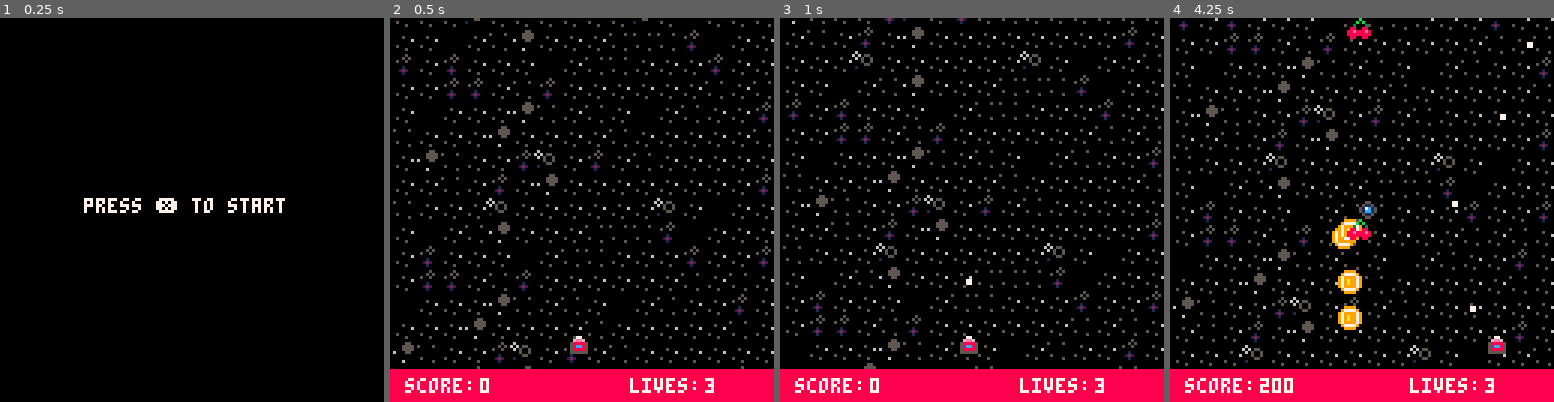
Above: before the commit, frames 1-4 (left to right).
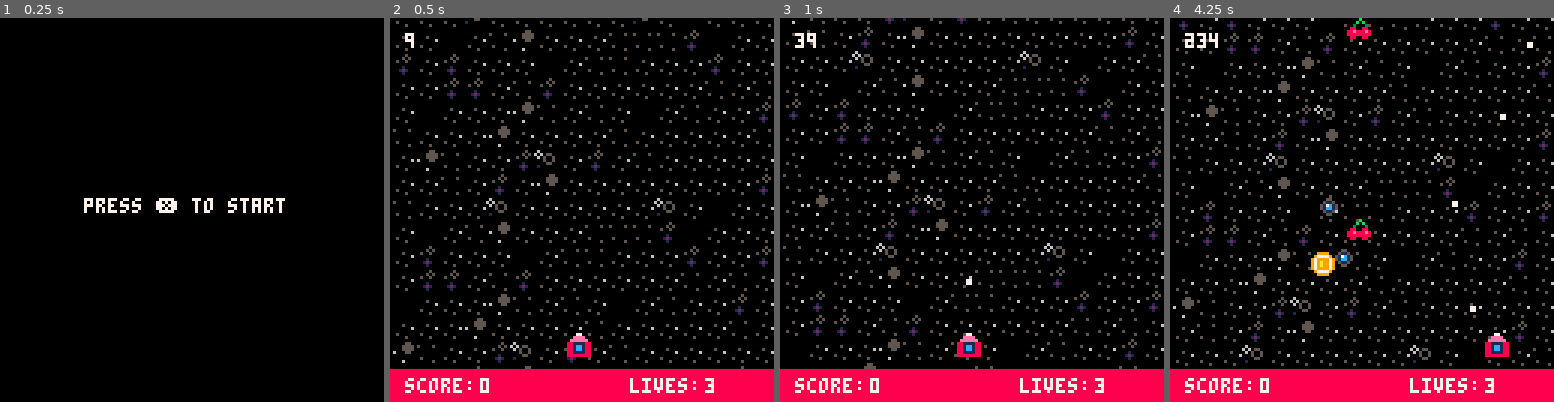
Above: after the commit, the same moments.

Repository: kris-pearman/Space-Fluff
Game: PICO-8 cartridge game.p8
Same seed, same stepped clock (60 frames per second), same inputs: the game is played once before the commit and once after it.
Inputs:
- Up to frame 1 (0.25 s): no input
- Up to frame 2 (0.5 s): tap X (X key) at 0.33 s
- Up to frame 3 (1 s): tap O (Z key) at 0.7 s
- Up to frame 4 (4.25 s): tap X (X key) at 1.07, 1.85, 2.97, 4.08 s; hold Right 1.6-2.1 s; tap O (Z key) every 0.4 s from 1.7 to 4.1 s; hold Up 2.15-2.42 s; hold Right 2.47-3.03 s; hold Left 3.08-3.58 s; hold Down 3.63-3.97 s; hold Right from 4.02 s (still down)

Frame 1 is identical in both runs. In frame 2, 0.4% of the frame differs, in the area x 3-53%, y 3-89%; in frame 3, 0.4%; in frame 4, 2.4%, in the area x 3-89%, y 3-98%.

Commit message:
Implemented a new event timeline function and refactored the rest of the code

Diff:
--- a/game.p8
+++ b/game.p8
@@ -4,6 +4,7 @@
 left,right,up,down,fire1,fire2=0,1,2,3,4,5
 black,dark_blue,dark_purple,dark_green,brown,dark_gray,light_gray,white,red,orange,yellow,green,blue,indigo,pink,peach=0,1,2,3,4,5,6,7,8,9,10,11,12,13,14,15
 
+--main loop functions
 function _init()
     create_player_vars()
     enemies={}
@@ -17,7 +18,10 @@
     background_tile_1_offset = 128
     background_tile_2_offset = 0
     enemy_bullets = {}
-end
+    event_timeline = {}
+    create_events("enemy1", 5, 100, 50 )
+end
+
 
 function _update60()
     if game_state == "title" then
@@ -29,6 +33,7 @@
         hide_dead_enemies()
         enemy_collision()
         enemy_projectiles()
+        check_event_timeline()
         cur_frame += 1
         if player.lives < 1 then
             game_state = "title"
@@ -46,14 +51,18 @@
         draw_enemy_projectiles()
         draw_player()
         draw_bullets()
-        draw_hud()
         draw_powerup()
         draw_enemies()
-    end
-end
-
--->8
---functions in here
+
+        --KEEP THIS LAST. THAT MEANS YOU KRIS.
+        draw_hud()
+
+        print(cur_frame,5,5,white)
+    end
+end
+
+-->8
+--creation functions
 
 function init_star_array ()
     star_array = {}
@@ -78,36 +87,12 @@
 
 end
 
-function draw_background ()
-    for x=0,15 do
-        for y=0,15 do
-            if background_initialised == 0 then
-                background_array[(x*16)+y]=flr(rnd(18))+1
-            end
-            spr(star_array[background_array[(x*8)+y]], x*8, ((y*8)+background_tile_1_offset)-128)
-            spr(star_array[background_array[(x*8)+y]], x*8, ((y*8)+background_tile_2_offset)-128)
-        end
-    end
---- 256 as tile covers twice screen height
-    if background_tile_1_offset < 256 then
-        background_tile_1_offset += 0.5
-    else
-        background_tile_1_offset = 0
-    end
-
-    if background_tile_2_offset < 256 then
-        background_tile_2_offset += 0.5
-    else
-        background_tile_2_offset = 0
-    end
-
-    background_initialised = 1
-    end
-
-function update_powerups()
-    for powerup in all(powerups) do
-        move_powerup(powerup)
-        detect_powerup_collection(powerup)
+function create_events(eventType, quantity, initialFrame, frequency)
+    for i=1,quantity do
+        local event = {}
+        event.eventType = eventType
+        event.startFrame = initialFrame + (i*frequency)
+        add(event_timeline, event)
     end
 end
 
@@ -141,74 +126,23 @@
     add(powerups,powerup)
 end
 
-function draw_player()
-    spr(1,player.x,player.y)
-end
-
-function draw_bullets()
-    for bullet in all(bullets) do
-        rect(bullet.x,bullet.y,bullet.x+1,bullet.y-1,white)
-    end
-end
-
-function draw_hud()
-    rectfill(0,117,127,128,red)
-    print("score:",5,120,white)
-    print(player.score,30,120,white)
-    print("lives: ",80,120,white)
-    print(player.lives,105,120,white)
-end
-
--->8
---player input functions here
-function handle_input()
-    if btn(left) then
-        if player.x != 0 then
-            player.x -= 1
-        end
-    end
-    if btn(right) then
-        if player.x != (129 - 8) then
-            player.x += 1
-        end
-    end
-    if btn(up) then
-        player.y -= 1
-    end
-    if btn(down) then
-        if player.y < 105 then
-            player.y += 1
-        end
-    end
-    if btnp(fire1) then
-        player_fire()
-    end
-    if btnp(fire2) then
-        spawn_enemy()
-        create_powerup()
-    end
-end
-
 function player_fire()
     local bullet = {}
     bullet.x = player.x+3
     bullet.y = player.y+1
+    bullet.width = 2
+    bullet.height = 2
     bullet.speed=1
     add(bullets, bullet)
     sfx(0)
 end
 
-function draw_enemies()
-    for enemy in all(enemies) do
-        spr(3,enemy.x,enemy.y)
-    end
-end
-
-function spawn_enemy()
+
+function spawn_enemy_event(x, y)
     local enemy={}
     enemy.alive=true
-    enemy.x=59
-    enemy.y=60
+    enemy.x=x
+    enemy.y=y
     enemy.speed=1
     enemy.tick_count=1 --used to calculate how often the enemys move updates, change this to change how often the enemy updates
     enemy.value=200
@@ -220,16 +154,56 @@
     enemy.attack.speed = 0
     enemy.attack.direction = 0
     enemy.attack.sprite = 0
+    enemy.height = 6
+    enemy.width = 6
 
     add(enemies, enemy)
 end
 
+
+function check_event_timeline()
+    for event in all(event_timeline) do
+        if(event.eventType=="enemy1" and cur_frame==event.startFrame) then
+            spawn_enemy_event(50,50)
+        end
+    end
+end
+-->8
+--player input functions here
+function handle_input()
+    if btn(left) then
+        if player.x != 0 then
+            player.x -= 1
+        end
+    end
+    if btn(right) then
+        if player.x != (129 - 8) then
+            player.x += 1
+        end
+    end
+    if btn(up) then
+        player.y -= 1
+    end
+    if btn(down) then
+        if player.y < 105 then
+            player.y += 1
+        end
+    end
+    if btnp(fire1) then
+        player_fire()
+    end
+    if btnp(fire2) then
+        create_powerup()
+    end
+end
+
 -->8
 --powerup functions here
 
-function draw_powerup()
+function update_powerups()
     for powerup in all(powerups) do
-        spr(2,powerup.x,powerup.y)
+        move_powerup(powerup)
+        detect_powerup_collection(powerup)
     end
 end
 
@@ -263,7 +237,7 @@
 end
 
 -->8
---AI
+--enemy functions
 
 function hide_dead_enemies()
     for enemy in all(enemies) do
@@ -293,9 +267,12 @@
                 enemy.direction = 1
             end
         end
-    end
-end
-
+        move_enemy_down(enemy)
+    end
+end
+function move_enemy_down(enemy)
+    enemy.y+=enemy.speed
+end
 function move_enemy_right(enemy)
     enemy.x+=enemy.speed
     enemy.counter += 1
@@ -309,11 +286,7 @@
 function enemy_collision()
     for bullet in all(bullets) do
         for enemy in all(enemies) do
-            if (bullet.x > enemy.x+1 and
-                bullet.x < enemy.x+6 and
-                bullet.y > enemy.y and
-                bullet.y < enemy.y +7
-            ) then
+            if (objects_have_collided(bullet, enemy)) then
                 enemy.alive = false
                 player.score += enemy.value
                 del(bullets, bullet)
@@ -350,12 +323,6 @@
         object1.x + object1.width > object2.x
 end
 
-function draw_enemy_projectiles()
-    for enemy_bullet in all(enemy_bullets) do
-        spr(enemy_bullet.sprite,enemy_bullet.x,enemy_bullet.y)
-    end
-    --rect(player.x,player.y,player.x+7,player.y+7,white) uncomment to see hitbox
-end
 
 function create_enemy_bullet(enemy)
     local enemy_bullet = {}
@@ -367,6 +334,76 @@
     add(enemy_bullets, enemy_bullet)
 end
 
+-->8
+--drawing
+
+function draw_background ()
+    for x=0,15 do
+        for y=0,15 do
+            if background_initialised == 0 then
+                background_array[(x*16)+y]=flr(rnd(18))+1
+            end
+            spr(star_array[background_array[(x*8)+y]], x*8, ((y*8)+background_tile_1_offset)-128)
+            spr(star_array[background_array[(x*8)+y]], x*8, ((y*8)+background_tile_2_offset)-128)
+        end
+    end
+--- 256 as tile covers twice screen height
+    if background_tile_1_offset < 256 then
+        background_tile_1_offset += 0.5
+    else
+        background_tile_1_offset = 0
+    end
+
+    if background_tile_2_offset < 256 then
+        background_tile_2_offset += 0.5
+    else
+        background_tile_2_offset = 0
+    end
+
+    background_initialised = 1
+    end
+
+    function draw_enemy_projectiles()
+        for enemy_bullet in all(enemy_bullets) do
+            spr(enemy_bullet.sprite,enemy_bullet.x,enemy_bullet.y)
+        end
+        --rect(player.x,player.y,player.x+7,player.y+7,white) uncomment to see hitbox
+    end
+
+    function draw_powerup()
+        for powerup in all(powerups) do
+            spr(2,powerup.x,powerup.y)
+        end
+    end
+
+    function draw_enemies()
+        for enemy in all(enemies) do
+            spr(3,enemy.x,enemy.y)
+        end
+    end
+
+    function draw_player()
+        spr(1,player.x,player.y)
+    end
+
+    function draw_bullets()
+        for bullet in all(bullets) do
+            rect(bullet.x,bullet.y,bullet.x+1,bullet.y-1,white)
+        end
+    end
+
+    function draw_hud()
+        rectfill(0,117,127,128,red)
+        print("score:",5,120,white)
+        print(player.score,30,120,white)
+        print("lives: ",80,120,white)
+        print(player.lives,105,120,white)
+    end
+
+    -->8
+    --game states?
+
+
 -- function draw_enemy_hitbox () --testing where the hitbox is
 --     rect(enemy.x+1,enemy.y+7,enemy.x+6,enemy.y,white)
 -- end
@@ -377,14 +414,14 @@
 
     --49 to 52 = stars
 __gfx__
-00000000000000000000b000000000000088bb00009999000000b333000000000000000000000000000000000000000000000000000000000000000000000000
-0000000000077000000b0b000005500009993b8009777790000b3773000000000000000000000000000000000000000000000000000000000000000000000000
-00000000006ee600003000300051150099a999889799997900b37733000000000000000000000000000000000000000000000000000000000000000000000000
-0000000005888850088008800517c15099999988979a99790b3773b3000000000000000000000000000000000000000000000000000000000000000000000000
-00000000058cc85088e888e8051cc1509aa99988979a9979b3773bb3000000000000000000000000000000000000000000000000000000000000000000000000
-000000000588885088888888005115009aa99988979999793773bb33000000000000000000000000000000000000000000000000000000000000000000000000
-000000000555555008800880000550000999988009777790373bb3b3000000000000000000000000000000000000000000000000000000000000000000000000
-00000000000000000000000000000000008888000099990033333333000000000000000000000000000000000000000000000000000000000000000000000000
+00000000000770000000b000005500000088bb00009999000000b333000000000000000000000000000000000000000000000000000000000000000000000000
+0000000000eeee00000b0b000511500009993b8009777790000b3773000000000000000000000000000000000000000000000000000000000000000000000000
+000000000eeeeee000300030517c150099a999889799997900b37733000000000000000000000000000000000000000000000000000000000000000000000000
+00000000881111880880088051cc150099999988979a99790b3773b3000000000000000000000000000000000000000000000000000000000000000000000000
+00000000881cc18888e888e8051150009aa99988979a9979b3773bb3000000000000000000000000000000000000000000000000000000000000000000000000
+00000000881cc18888888888005500009aa99988979999793773bb33000000000000000000000000000000000000000000000000000000000000000000000000
+000000008811118808800880000000000999988009777790373bb3b3000000000000000000000000000000000000000000000000000000000000000000000000
+00000000888888880000000000000000008888000099990033333333000000000000000000000000000000000000000000000000000000000000000000000000
 00000000000000000000000000000000000000000000000000000000000000000000000000000000000000000000000000000000000000000000000000000000
 00000000000000000000000000000000000000000000000000000000000000000000000000000000000000000000000000000000000000000000000000000000
 00000000000000000000000000000000000000000000000000000000000000000000000000000000000000000000000000000000000000000000000000000000
